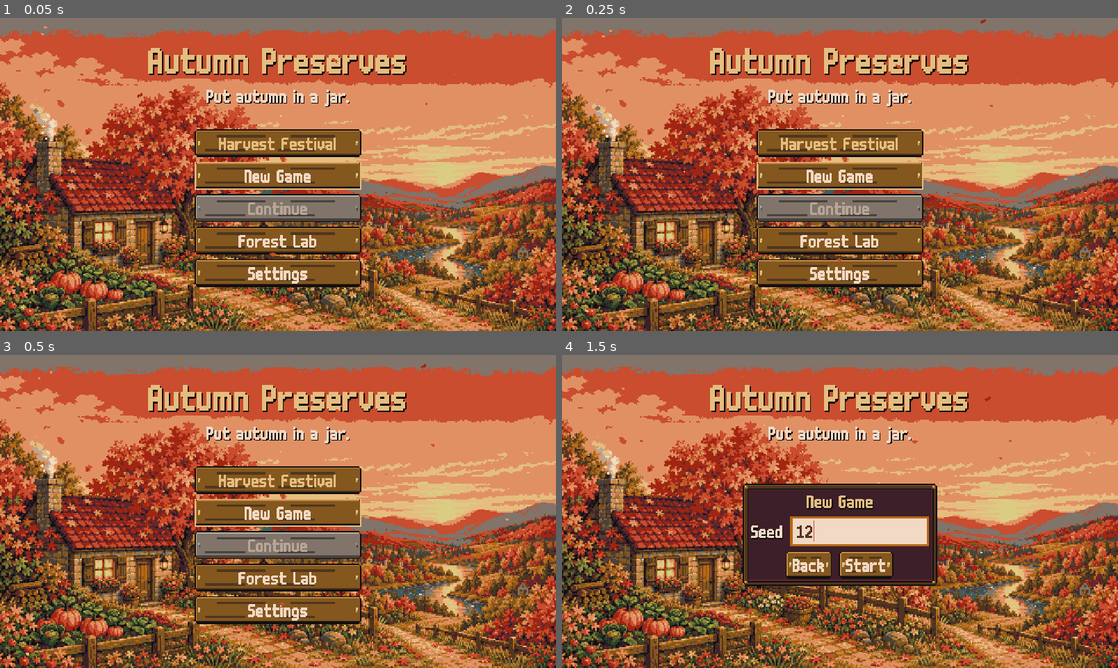
Above: before the commit, frames 1-4 (two rows, left to right).
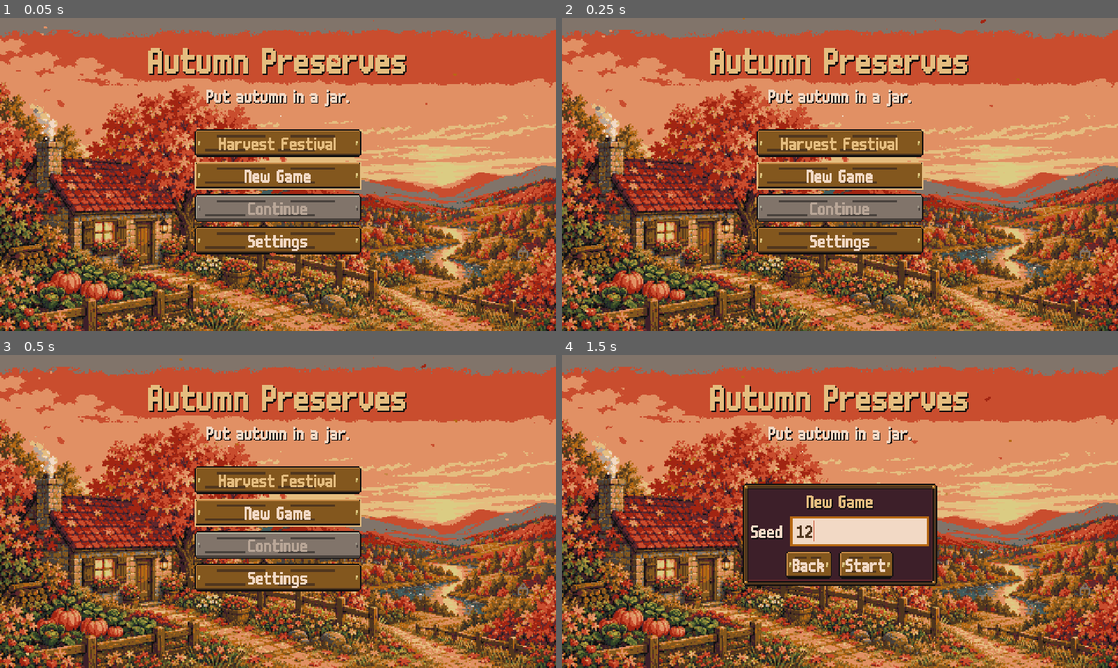
Above: after the commit, the same moments.

Repository: izzetemredemir/autumn-preserves
Game: Godot game, scene res://scenes/title/title.tscn
Two runs of this game, one before a commit and one after it. Both use one fixed random seed, a clock stepped at 60 frames per second and the inputs below.
Inputs (mouse positions are in pixels of both pictures, inside the frame that each line leads up to):
- Up to frame 1 (0.05 s): no input
- Up to frame 2 (0.25 s): no input
- Up to frame 3 (0.5 s): no input
- Up to frame 4 (1.5 s): click "New Game" at 0.5 s; click (862, 530) at 1.27 s; type "12" at 1.35 s

The runs differ from the first frame. In frame 1, 2.5% of the frame differs, in the area x 35-65%, y 69-86%; in frame 2, 2.5%; in frame 3, 2.5%; in frame 4, nothing differs.

Commit message:
feat: shorter mini-games; the Forest Lab is a hidden view

Diff:
--- a/game/minigames/knead/knead.gd
+++ b/game/minigames/knead/knead.gd
@@ -7,8 +7,8 @@
 ## Never touches GameState: only emits finished({"stars", "rhythm_stars", "trace_stars"}).
 
 const READY_TIME := 1.5
-const KNEAD_TIME := 20.0
-const TRACE_TIME := 10.0
+const KNEAD_TIME := 12.0
+const TRACE_TIME := 7.0
 const BEAT_MS := 800.0
 const FIRST_BEAT_MS := 800.0
 const RESULT_HOLD := 2.0
--- a/game/minigames/press/press.gd
+++ b/game/minigames/press/press.gd
@@ -3,8 +3,8 @@
 ## MG-PRESS: fruit press rhythm (design 11.4). Press the lever (click/tap, Space, `stir`) on the beat.
 ## Beats are scheduled on the Time.get_ticks_usec() clock, never frame counts. Only emits finished().
 
-const BEATS := 24
-const INTERVAL := 1.2  ## seconds between beats (24 beats ~ 29 s)
+const BEATS := 14
+const INTERVAL := 1.1  ## seconds between beats (14 beats ~ 18 s)
 const LEAD_IN := 2.5  ## seconds before the first beat
 const RESULT_HOLD := 2.5
 const HIT_X := 110.0
--- a/game/minigames/stir_pot/stir_pot.gd
+++ b/game/minigames/stir_pot/stir_pot.gd
@@ -5,7 +5,7 @@
 ## FEEL: bubbles swirl and steam rises faster the faster Granny stirs; stirring in the band (perfect) twinkles on
 ## the jam, and the bar sparkles as it passes a star line. All visual (own clocks and generator, never `rng`).
 
-const DURATION := 40.0
+const DURATION := 20.0  ## jurors play minutes, not hours: one stir is short
 const READY_TIME := 3.0
 const RESULT_HOLD := 2.5
 const CENTER := Vector2(171, 120)  ## centre of the pot art in stir_bg.png
--- a/game/scenes/title/title.gd
+++ b/game/scenes/title/title.gd
@@ -43,6 +43,7 @@
 	if Farewell.is_completed(saved):
 		_show_completed(Farewell.completed_day(saved))
 	%SeedLab.disabled = not Router.exists("seed_lab")
+	%SeedLab.visible = false  # hidden from players (the human: it looks intimidating); L opens it for the talk
 	if %Continue.disabled:
 		%NewGame.grab_focus()
 	else:
@@ -237,6 +238,12 @@
 
 
 func _unhandled_input(event: InputEvent) -> void:
+	# The Forest Lab is a behind-the-scenes view for presenting, not part of the game: no menu button, the L key opens it.
+	if %Menu.visible and event is InputEventKey and event.pressed and not event.echo \
+			and (event as InputEventKey).physical_keycode == KEY_L and Router.exists("seed_lab"):
+		get_viewport().set_input_as_handled()
+		_on_seed_lab()
+		return
 	if _new_panel.visible and event.is_action_pressed("cancel"):
 		get_viewport().set_input_as_handled()
 		Audio.play_ui("ui_back")
